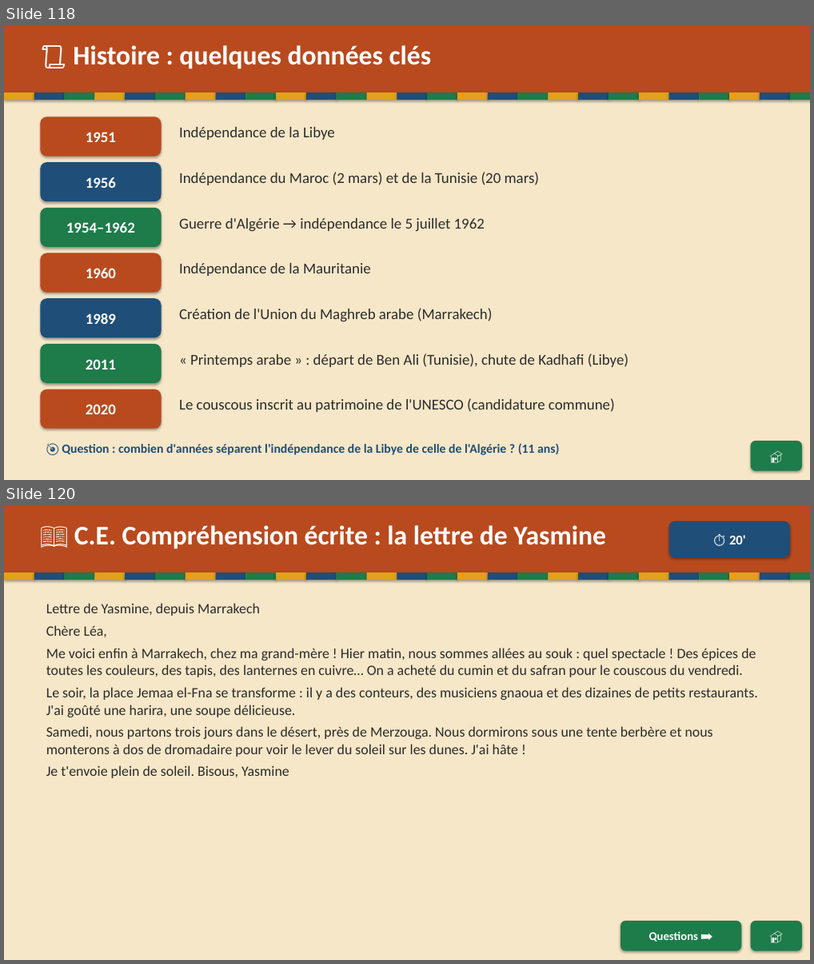
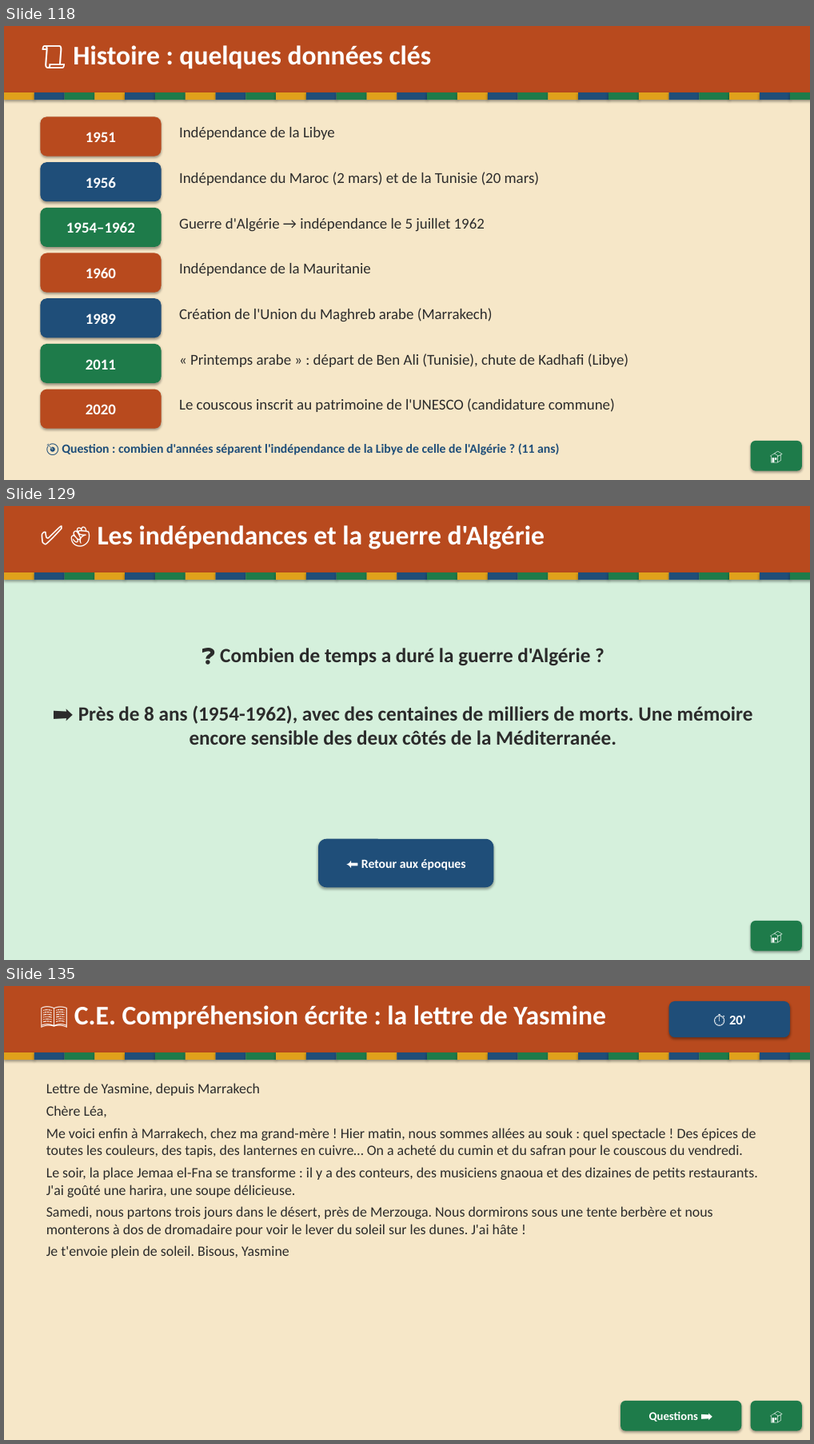
Before and after one commit to Paquereauman/Paquereauman, a slide deck: maghreb/maghreb-interactif.pptx. Shown one above the other, each under a label of ours: slides 118 and 120 before the commit, slides 118, 129 and 135 after it; the slides between them are not shown. The pictures are 814x964 and 814x1444 pixels, drawn with LibreOffice and Linux fonts; fonts in the diff are those of the drawing. Boxes give left, top, right and bottom in pixels: in the first picture for what was removed or moved away, otherwise in the second. Text is boxed around its words. In the diff, an @@ line names an element or a change of style, - is before the commit and + after.

```diff
--- a/maghreb/maghreb-interactif.pptx
+++ b/maghreb/maghreb-interactif.pptx
@@ slide 129 added at (4, 506, 810, 960), background #FFFFFF @@
@@ rectangle added at (4, 506, 810, 960), fill #D5F0DC @@
@@ rectangle added at (4, 506, 810, 572), fill #B84A1E @@
@@ text added at (98, 525, 545, 549), 32 pt, text #FFFFFF, bold @@
+✅ ✊ Les indépendances et la guerre d'Algérie
@@ rectangle added at (4, 572, 34, 580), fill #E0A11B @@
@@ rectangle added at (34, 572, 65, 580), fill #1F4E79 @@
@@ rectangle added at (65, 572, 94, 580), fill #1E7B4A @@
@@ rectangle added at (94, 572, 125, 580), fill #E0A11B @@
@@ rectangle added at (125, 572, 155, 580), fill #1F4E79 @@
@@ rectangle added at (155, 572, 186, 580), fill #1E7B4A @@
@@ rectangle added at (186, 572, 216, 580), fill #E0A11B @@
@@ rectangle added at (216, 572, 246, 580), fill #1F4E79 @@
@@ rectangle added at (246, 572, 276, 580), fill #1E7B4A @@
@@ rectangle added at (276, 572, 306, 580), fill #E0A11B @@
@@ rectangle added at (306, 572, 337, 580), fill #1F4E79 @@
@@ rectangle added at (337, 572, 367, 580), fill #1E7B4A @@
@@ rectangle added at (367, 572, 398, 580), fill #E0A11B @@
@@ rectangle added at (398, 572, 427, 580), fill #1F4E79 @@
@@ rectangle added at (427, 572, 458, 580), fill #1E7B4A @@
@@ rectangle added at (458, 572, 488, 580), fill #E0A11B @@
@@ rectangle added at (488, 572, 518, 580), fill #1F4E79 @@
@@ rectangle added at (518, 572, 549, 580), fill #1E7B4A @@
@@ rectangle added at (549, 572, 578, 580), fill #E0A11B @@
@@ rectangle added at (578, 572, 609, 580), fill #1F4E79 @@
@@ rectangle added at (609, 572, 639, 580), fill #1E7B4A @@
@@ rectangle added at (639, 572, 670, 580), fill #E0A11B @@
@@ rectangle added at (670, 572, 700, 580), fill #1F4E79 @@
@@ rectangle added at (700, 572, 730, 580), fill #1E7B4A @@
@@ rectangle added at (730, 572, 760, 580), fill #E0A11B @@
@@ rectangle added at (760, 572, 790, 580), fill #1F4E79 @@
@@ rectangle added at (790, 572, 810, 580), fill #1E7B4A @@
@@ text added at (78, 648, 754, 744), 24 pt, text #2B2B2B, bold @@
+❓ Combien de temps a duré la guerre d'Algérie ?
+➡️ Près de 8 ans (1954-1962), avec des centaines de milliers de morts. Une mémoire encore sensible des deux côtés de la Méditerranée.
@@ rounded rectangle added at (318, 839, 494, 887), fill #1F4E79, 15 pt, text #FFFFFF, bold @@
+⬅️ Retour aux époques
@@ rounded rectangle added at (751, 920, 802, 951), fill #1E7B4A, 16 pt, text #FFFFFF, bold @@
+🏠
@@ what was slide 120 is now slide 135 @@
```
Also in this commit, not shown: 2 slides changed, 14 other slides added, 1 other file.
